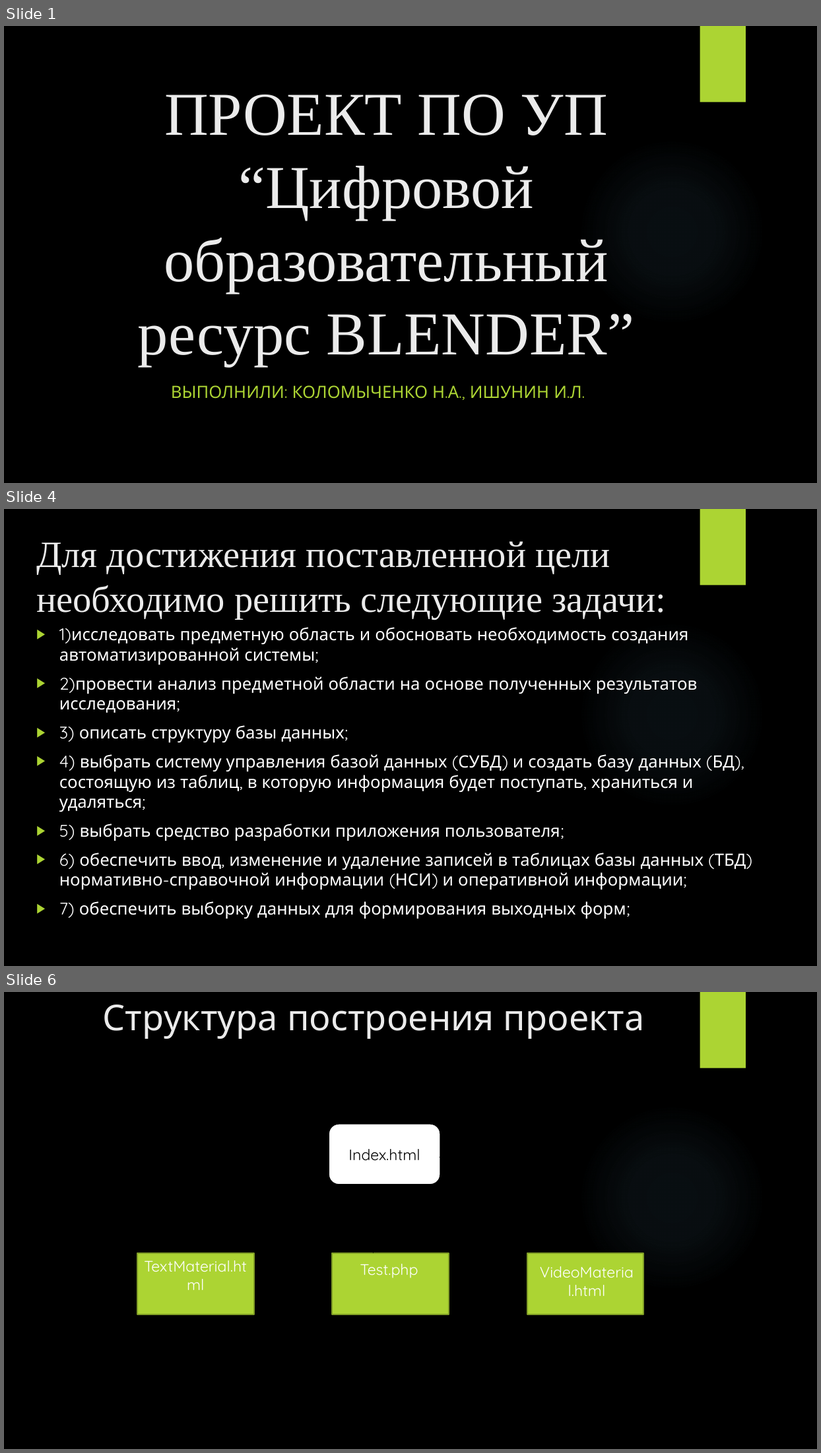
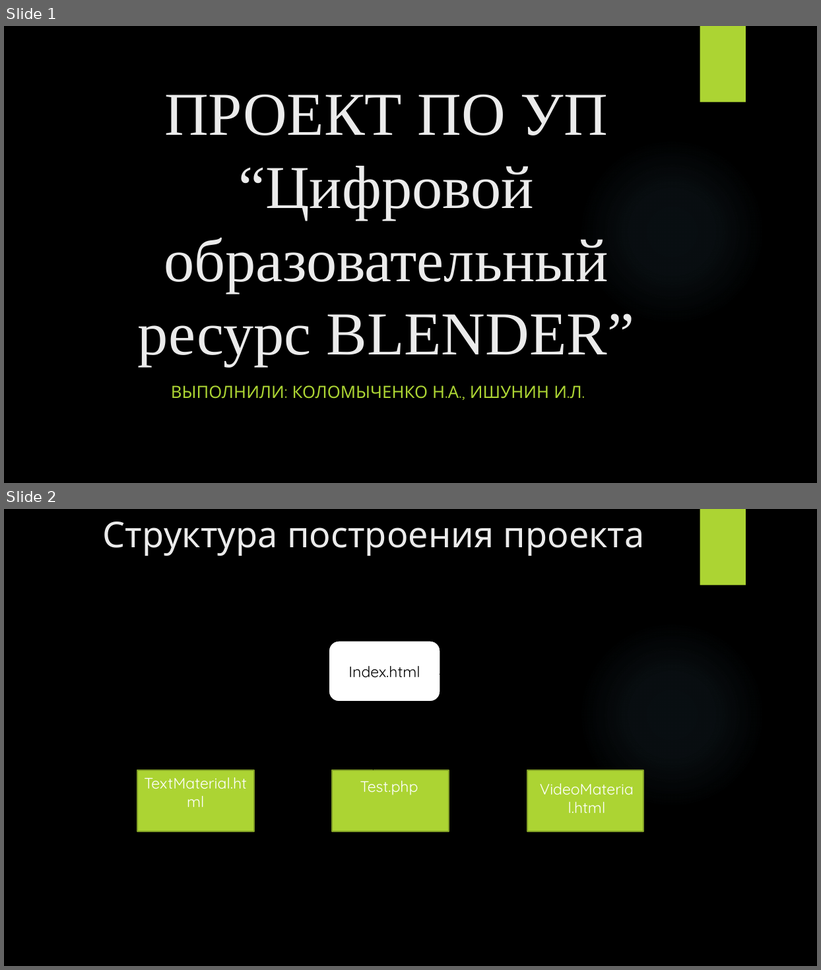
Before and after one commit to Sawixoo/COR, a slide deck: documents/Prezentatsionny_otchet.pptx. Shown one above the other, each under a label of ours: slides 1, 4 and 6 before the commit, slides 1 and 2 after it; the slides between them are not shown. The pictures are 821x1453 and 821x970 pixels, drawn with LibreOffice and Linux fonts; fonts in the diff are those of the drawing; background and template pictures are left out. Boxes give left, top, right and bottom in pixels: in the first picture for what was removed or moved away, otherwise in the second. Text is boxed around its words. In the diff, an @@ line names an element or a change of style, - is before the commit and + after.

```diff
--- a/documents/Prezentatsionny_otchet.pptx
+++ b/documents/Prezentatsionny_otchet.pptx
@@ slide 4 removed at (x1=4, y1=509, x2=817, y2=966), background picture (left out); not listed: 2 template elements that a slide beside it also shows @@
@@ title removed at (x1=36, y1=541, x2=666, y2=619) @@
-Для достижения поставленной цели необходимо решить следующие задачи:
@@ text removed at (x1=59, y1=627, x2=746, y2=919) @@
-▶ 1)исследовать предметную область и обосновать необходимость создания автоматизированной системы;
-▶ 2)провести анализ предметной области на основе полученных результатов исследования;
-▶ 3) описать структуру базы данных;
-▶ 4) выбрать систему управления базой данных (СУБД) и создать базу данных (БД), состоящую из таблиц, в которую информация будет поступать, храниться и удаляться;
-▶ 5) выбрать средство разработки приложения пользователя;
-▶ 6) обеспечить ввод, изменение и удаление записей в таблицах базы данных (ТБД) нормативно-справочной информации (НСИ) и оперативной информации;
-▶ 7) обеспечить выборку данных для формирования выходных форм;
@@ what was slide 6 is now slide 2 @@
```
Also in this commit, not shown: 3 other slides removed, 3 other files.
